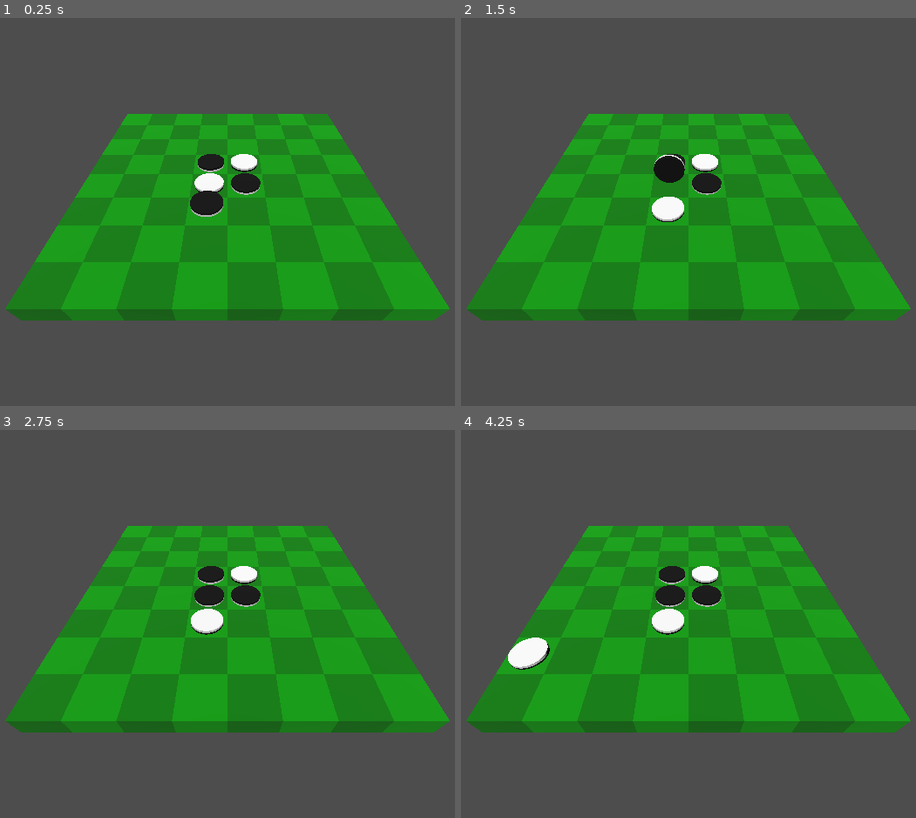
Above: before the commit, frames 1-4 (two rows, left to right).
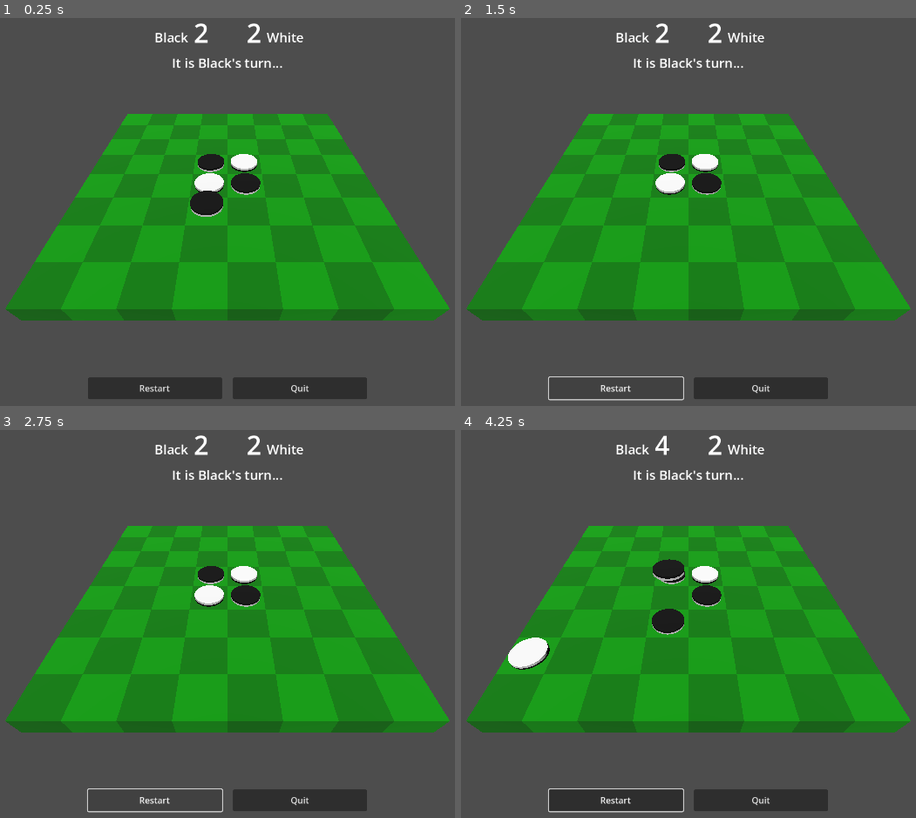
Above: after the commit, the same moments.

Repository: phrasmotica/othello
Game: Godot game, scene res://scenes/3d/game_3d.tscn
Same seed, same stepped clock (60 frames per second), same inputs: the game is played once before the commit and once after it.
Inputs (mouse positions are in pixels of both pictures, inside the frame that each line leads up to):
- Up to frame 1 (0.25 s): no input
- Up to frame 2 (1.5 s): click (615, 386) at 0.5 s, where only the run after the commit has a clickable "Restart"; click (615, 386) at 1.25 s, where only the run after the commit has a clickable "Restart"
- Up to frame 3 (2.75 s): click (154, 798) at 2 s, where only the run after the commit has a clickable "Restart"
- Up to frame 4 (4.25 s): move the mouse to (843, 604) at 2.77 s; click (843, 604) at 2.92 s; move the mouse to (547, 643) at 3.52 s; click (547, 643) at 3.67 s

The runs differ from the first frame. In frame 1, 3.9% of the frame differs, in the area x 19-81%, y 1-99%; in frame 2, 3.3%; in frame 3, 3.2%; in frame 4, 4.9%.

Commit message:
Add score UI and game buttons to 3D game scene

Diff:
--- a/scenes/3d/game_3d.tscn
+++ b/scenes/3d/game_3d.tscn
@@ -1,9 +1,11 @@
-[gd_scene load_steps=5 format=3 uid="uid://b1motxf0wbelw"]
+[gd_scene load_steps=7 format=3 uid="uid://b1motxf0wbelw"]
 
 [ext_resource type="Script" path="res://scripts/3d/debug_handler_3d.gd" id="1_r07sb"]
 [ext_resource type="PackedScene" uid="uid://2ryiy7bbn55i" path="res://scenes/3d/board_3d.tscn" id="2_2hvj3"]
 [ext_resource type="Script" path="res://scripts/3d/mouse_ray_cast.gd" id="2_11kum"]
 [ext_resource type="PackedScene" uid="uid://b3axiqvovsmhd" path="res://scenes/3d/othello_game_logic_3d.tscn" id="2_wfqod"]
+[ext_resource type="PackedScene" uid="uid://dbt4l8heggobx" path="res://scenes/score_ui.tscn" id="5_1k7n7"]
+[ext_resource type="PackedScene" uid="uid://most7j8bx8hc" path="res://scenes/game_buttons.tscn" id="6_50uei"]
 
 [node name="Game3D" type="Node3D"]
 
@@ -26,3 +28,22 @@
 
 [node name="DirectionalLight3D" type="DirectionalLight3D" parent="Board3D/Camera3D"]
 transform = Transform3D(1, 0, 0, 0, 0.92388, 0.382684, 0, -0.382684, 0.92388, 0, 3, 0)
+
+[node name="UICanvas" type="CanvasLayer" parent="Board3D/Camera3D"]
+
+[node name="MarginContainer" type="MarginContainer" parent="Board3D/Camera3D/UICanvas"]
+anchors_preset = 15
+anchor_right = 1.0
+anchor_bottom = 1.0
+grow_horizontal = 2
+grow_vertical = 2
+mouse_filter = 2
+
+[node name="ScoreUI" parent="Board3D/Camera3D/UICanvas/MarginContainer" node_paths=PackedStringArray("game_logic") instance=ExtResource("5_1k7n7")]
+layout_mode = 2
+size_flags_vertical = 0
+game_logic = NodePath("../../../../../OthelloGameLogic3D")
+
+[node name="GameButtons" parent="Board3D/Camera3D/UICanvas/MarginContainer" node_paths=PackedStringArray("game_logic") instance=ExtResource("6_50uei")]
+layout_mode = 2
+game_logic = NodePath("../../../../../OthelloGameLogic3D")
--- a/scenes/game.tscn
+++ b/scenes/game.tscn
@@ -28,13 +28,11 @@
 grow_vertical = 2
 mouse_filter = 2
 
-[node name="ScoreUI" parent="UICanvas/MarginContainer" node_paths=PackedStringArray("game_logic", "board") instance=ExtResource("2_b5ltn")]
+[node name="ScoreUI" parent="UICanvas/MarginContainer" node_paths=PackedStringArray("game_logic") instance=ExtResource("2_b5ltn")]
 layout_mode = 2
 size_flags_vertical = 0
 game_logic = NodePath("../../../OthelloGameLogic")
-board = NodePath("../../../Board")
 
-[node name="GameButtons" parent="UICanvas/MarginContainer" node_paths=PackedStringArray("game_logic", "board") instance=ExtResource("3_cbeyc")]
+[node name="GameButtons" parent="UICanvas/MarginContainer" node_paths=PackedStringArray("game_logic") instance=ExtResource("3_cbeyc")]
 layout_mode = 2
 game_logic = NodePath("../../../OthelloGameLogic")
-board = NodePath("../../../Board")
--- a/scripts/3d/othello_game_logic_3d.gd
+++ b/scripts/3d/othello_game_logic_3d.gd
@@ -25,3 +25,14 @@
 
 		if ray_calculator:
 			ray_calculator.connect_to_board_3d(board_3d)
+
+func restart_game() -> void:
+	Globals.init_finished = false
+
+	if board_3d:
+		board_3d.restart()
+
+	Globals.init_finished = true
+
+	if placement_calculator:
+		placement_calculator.refresh()
--- a/scripts/game_buttons.gd
+++ b/scripts/game_buttons.gd
@@ -2,9 +2,6 @@
 
 @export
 var game_logic: OthelloGameLogic
-
-@export
-var board: Board
 
 @onready
 var restart_button: Button = %RestartButton
@@ -22,9 +19,6 @@
 	if game_logic:
 		game_logic.restart_game()
 
-	if board:
-		board.restart()
-
 	restarted.emit()
 
 func _handle_quit() -> void:
--- a/scripts/othello_game_logic.gd
+++ b/scripts/othello_game_logic.gd
@@ -47,5 +47,8 @@
 			ray_calculator.connect_to_board(board)
 
 func restart_game() -> void:
+	if board:
+		board.restart()
+
 	if placement_calculator:
 		placement_calculator.refresh()
--- a/scripts/score_ui.gd
+++ b/scripts/score_ui.gd
@@ -3,9 +3,6 @@
 
 @export
 var game_logic: OthelloGameLogic
-
-@export
-var board: Board
 
 @onready
 var black_score_label: Label = %BlackScoreLabel
@@ -29,9 +26,6 @@
 		game_logic.next_colour_changed.connect(_handle_next_colour_changed)
 		game_logic.game_ended.connect(_handle_game_ended)
 
-	if board:
-		board.broadcast_state()
-
 func _update_ui(black_score: int, white_score: int, result: OthelloScore.GameResult) -> void:
 	black_score_label.text = str(black_score)
 	white_score_label.text = str(white_score)
